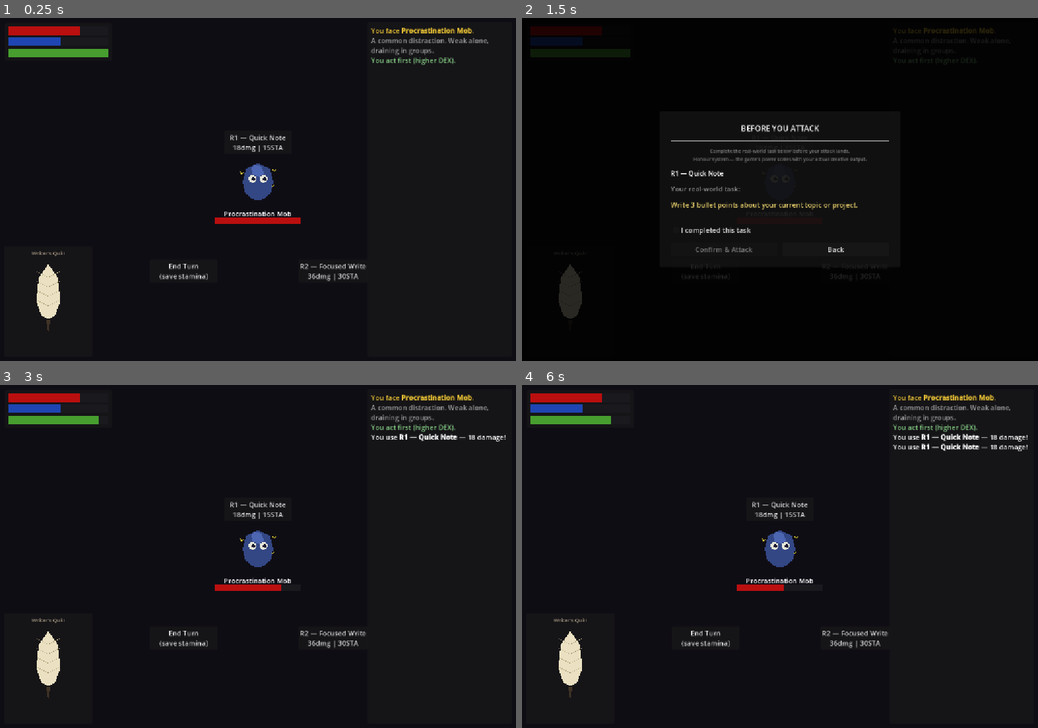
Above: before the commit, frames 1-4 (two rows, left to right).
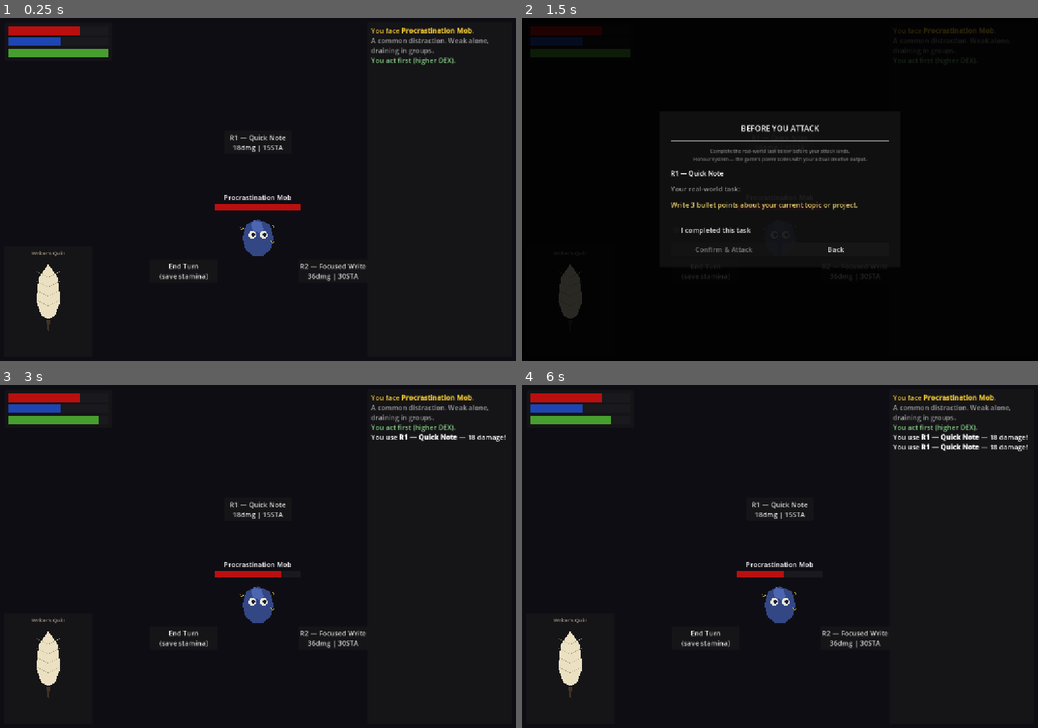
Above: after the commit, the same moments.

Repository: WRCIECH/online-ring
Game: Godot game, scene res://scenes/combat/combat.tscn
Same seed, same stepped clock (60 frames per second), same inputs: the game is played once before the commit and once after it. This scene is started directly instead of the project's main scene.
Inputs:
- Up to frame 1 (0.25 s): no input
- Up to frame 2 (1.5 s): click "R1 — Quick Note 18dmg | 15STA" at 0.5 s; click "R2 — Focused Write 36dmg | 30…" at 1.25 s
- Up to frame 3 (3 s): click "I completed this task" at 2 s; click "Confirm & Attack" at 2.75 s
- Up to frame 4 (6 s): click "R1 — Quick Note 18dmg | 15STA" at 3.5 s; click "R2 — Focused Write 36dmg | 30…" at 4.25 s; click "I completed this task" at 5 s; click "Confirm & Attack" at 5.75 s

The runs differ from the first frame. In frame 1, 1.8% of the frame differs, in the area x 41-59%, y 42-70%; in frame 2, less than 0.1%; in frame 3, 1.7%; in frame 4, 1.5%.

Commit message:
Reorder ring centre: name → HP bar → visual (above picture)
Stack now reads top to bottom: enemy name, crimson HP bar, enemy
drawing, status buildup bars, current-move description.
Total 166px stack centred on RING_CENTER.y=490.

Co-Authored-By: Claude Sonnet 4.6 <noreply@anthropic.com>

Diff:
--- a/scripts/combat/combat_scene.gd
+++ b/scripts/combat/combat_scene.gd
@@ -620,30 +620,33 @@
 	_phase_lbl.visible = false
 	_ring_container.add_child(_phase_lbl)
 
-	# ── Enemy visual (small placeholder, centre of ring) ──────────────────────
-	_enemy_visual = EnemyDisplay.new()
-	_enemy_visual.custom_minimum_size = Vector2(100, 120)
-	_enemy_visual.position = Vector2(RING_CENTER.x - 50, RING_CENTER.y - 168)
-	_ring_container.add_child(_enemy_visual)
+	# Stack order: name → hp bar → visual → status → move desc
+	# Total stack height ≈ 166 px; centred on RING_CENTER.y
 
 	# ── Enemy name ────────────────────────────────────────────────────────────
 	_enemy_name_lbl = Label.new()
 	_enemy_name_lbl.horizontal_alignment = HORIZONTAL_ALIGNMENT_CENTER
 	_enemy_name_lbl.add_theme_font_size_override("font_size", 16)
 	_enemy_name_lbl.custom_minimum_size = Vector2(220, 0)
-	_enemy_name_lbl.position = Vector2(RING_CENTER.x - 110, RING_CENTER.y - 45)
+	_enemy_name_lbl.position = Vector2(RING_CENTER.x - 110, RING_CENTER.y - 83)
 	_ring_container.add_child(_enemy_name_lbl)
 
 	# ── Enemy HP bar ──────────────────────────────────────────────────────────
 	_enemy_hp_bar = _progress_bar(ER_HP)
 	_enemy_hp_bar.custom_minimum_size = Vector2(200, 16)
-	_enemy_hp_bar.position = Vector2(RING_CENTER.x - 100, RING_CENTER.y - 24)
+	_enemy_hp_bar.position = Vector2(RING_CENTER.x - 100, RING_CENTER.y - 57)
 	_ring_container.add_child(_enemy_hp_bar)
+
+	# ── Enemy visual ──────────────────────────────────────────────────────────
+	_enemy_visual = EnemyDisplay.new()
+	_enemy_visual.custom_minimum_size = Vector2(100, 120)
+	_enemy_visual.position = Vector2(RING_CENTER.x - 50, RING_CENTER.y - 37)
+	_ring_container.add_child(_enemy_visual)
 
 	# ── Status buildup bars ───────────────────────────────────────────────────
 	_status_bars_box = HBoxContainer.new()
 	_status_bars_box.add_theme_constant_override("separation", 10)
-	_status_bars_box.position = Vector2(RING_CENTER.x - 100, RING_CENTER.y - 4)
+	_status_bars_box.position = Vector2(RING_CENTER.x - 100, RING_CENTER.y + 87)
 	_ring_container.add_child(_status_bars_box)
 
 	# ── Enemy current-move description ────────────────────────────────────────
@@ -653,7 +656,7 @@
 	_enemy_move_lbl.add_theme_font_size_override("font_size", 12)
 	_enemy_move_lbl.add_theme_color_override("font_color", Color(0.90, 0.45, 0.30))
 	_enemy_move_lbl.custom_minimum_size = Vector2(280, 0)
-	_enemy_move_lbl.position = Vector2(RING_CENTER.x - 140, RING_CENTER.y + 18)
+	_enemy_move_lbl.position = Vector2(RING_CENTER.x - 140, RING_CENTER.y + 103)
 	_ring_container.add_child(_enemy_move_lbl)
 
 # ── Battle log — bottom left ──────────────────────────────────────────────────
